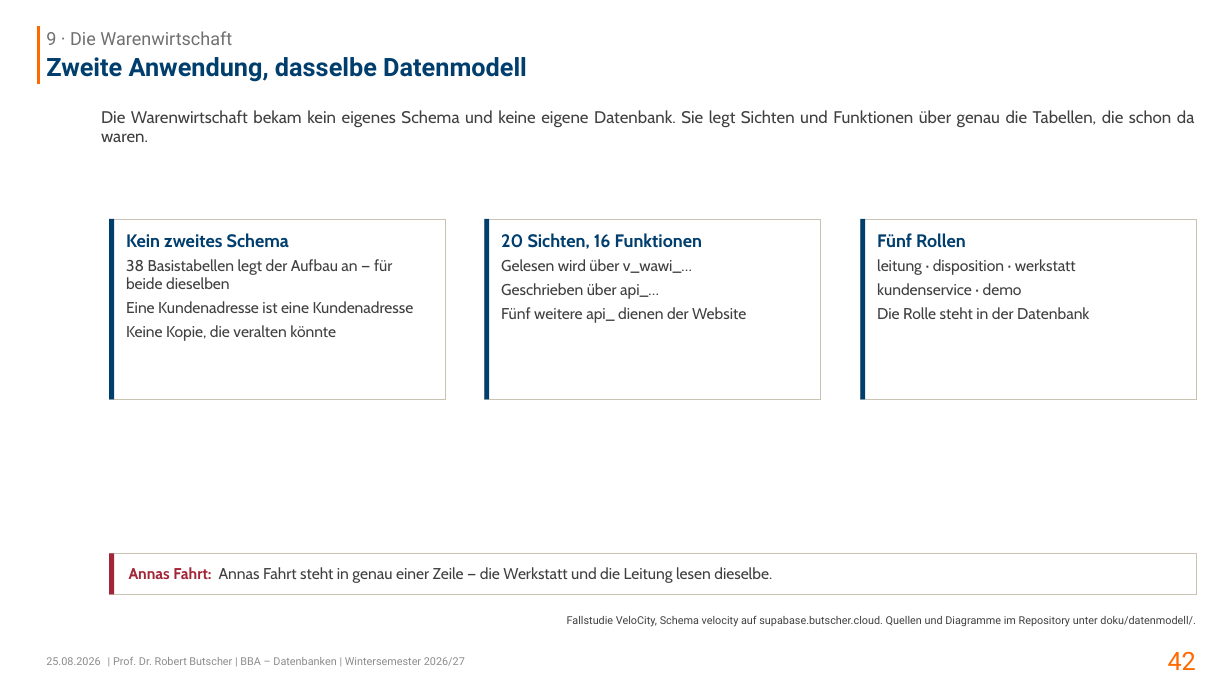
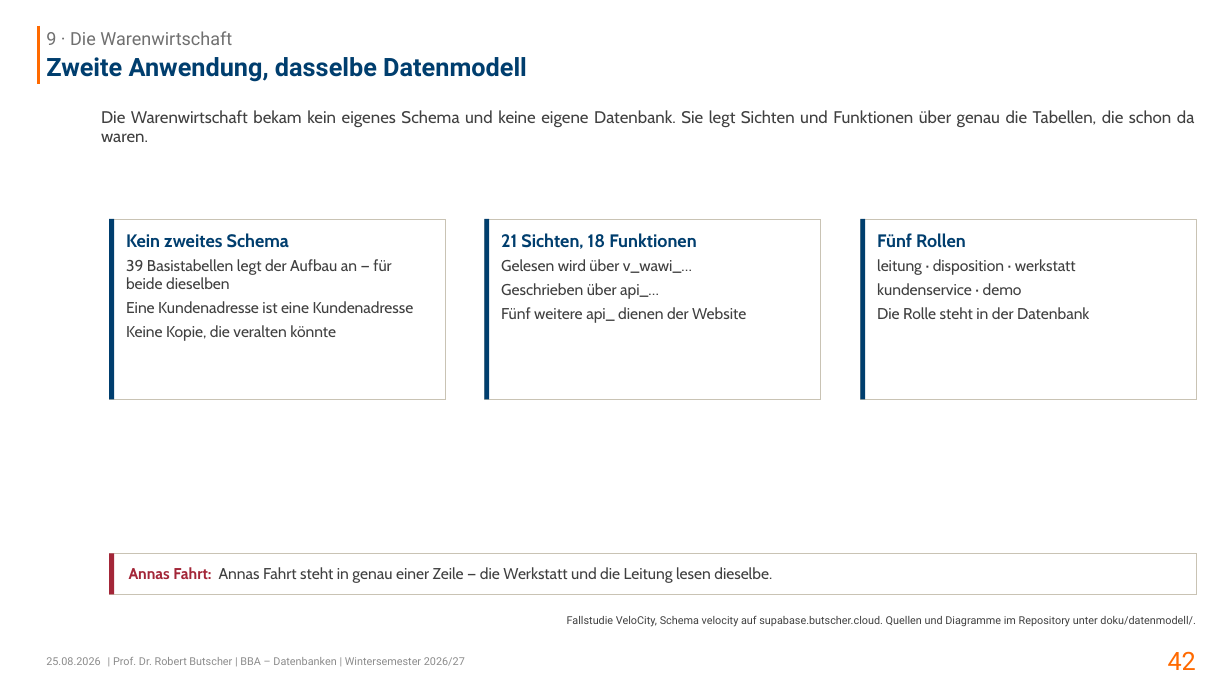
Before and after one commit to swrobuts/velocity-fallstudie, a slide deck: slide 42 of slides/velocity-datenbankentwurf.pptx. Drawn at 1232x693 pixels with LibreOffice and Linux fonts; fonts in the diff are those of the drawing. Boxes give left, top, right and bottom in pixels: in the first picture for what was removed or moved away, otherwise in the second. Text is boxed around its words. In the diff, an @@ line names an element or a change of style, - is before the commit and + after.

```diff
--- a/slides/velocity-datenbankentwurf.pptx
+++ b/slides/velocity-datenbankentwurf.pptx
@@ text at bbox=[501, 233, 696, 249]: text changed @@
-20 Sichten, 16 Funktionen
+21 Sichten, 18 Funktionen
@@ text at bbox=[126, 259, 391, 289]: text changed @@
-38 Basistabellen legt der Aufbau an — für beide dieselben
+39 Basistabellen legt der Aufbau an — für beide dieselben
```
Also in this commit, not shown: 4 other slides changed, 5 other files.
